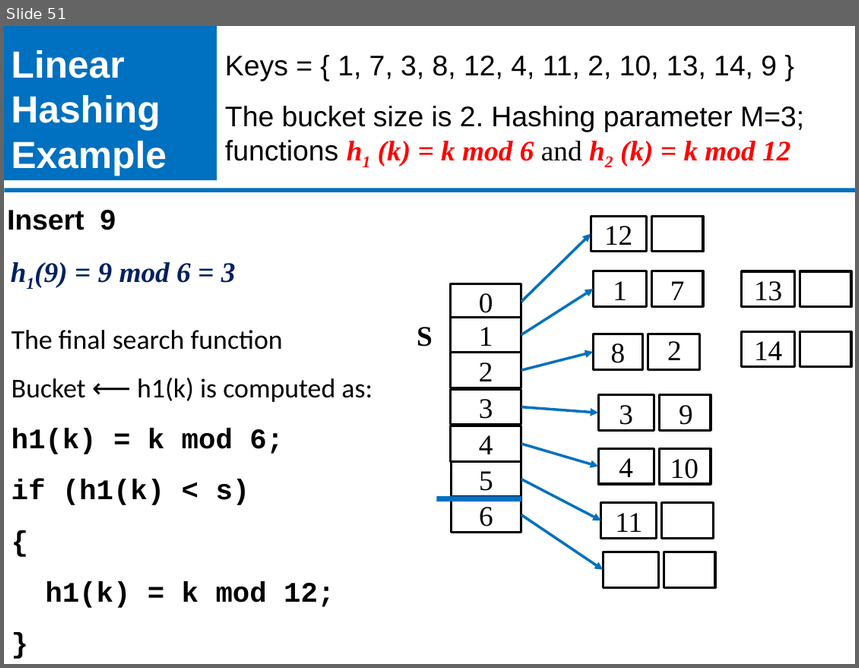
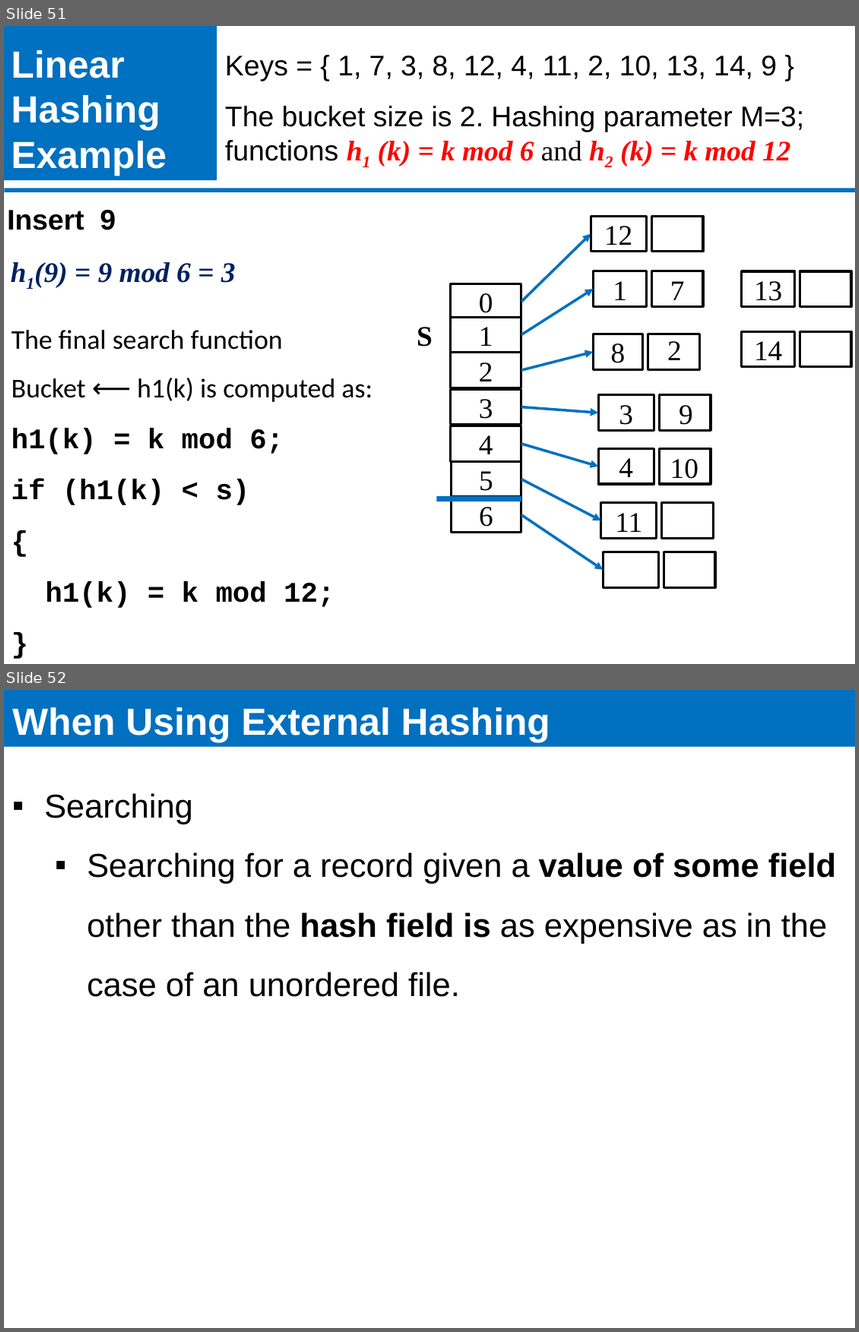
Before and after one commit to ECEG4191/Lecture-Slides, a slide deck: 8.4 Hashing Techniques.pptx. Shown one above the other, each under a label of ours: slide 51 before the commit, slides 51 and 52 after it. The pictures are 859x668 and 859x1332 pixels, drawn with LibreOffice and Linux fonts; fonts in the diff are those of the drawing; grey boxes stand for pictures; background and template pictures are left out. Boxes give left, top, right and bottom in pixels: in the first picture for what was removed or moved away, otherwise in the second. Text is boxed around its words. In the diff, an @@ line names an element or a change of style, - is before the commit and + after.

```diff
--- a/8.4 Hashing Techniques.pptx
+++ b/8.4 Hashing Techniques.pptx
@@ slide 52 added at box(4, 690, 855, 1328), background #FFFFFF @@
@@ title added at box(4, 690, 855, 747), fill #0070C0, 32 pt, text #FFFFFF, bold @@
+When Using External Hashing
@@ text added at box(44, 793, 836, 997), 28 pt, text #000000 @@
+▪ Searching
+  ▪ Searching for a record given a value of some field other than the hash field is as expensive as in the case of an unordered file.
```
Also in this commit, not shown: 4 slides changed, 4 other slides added.
